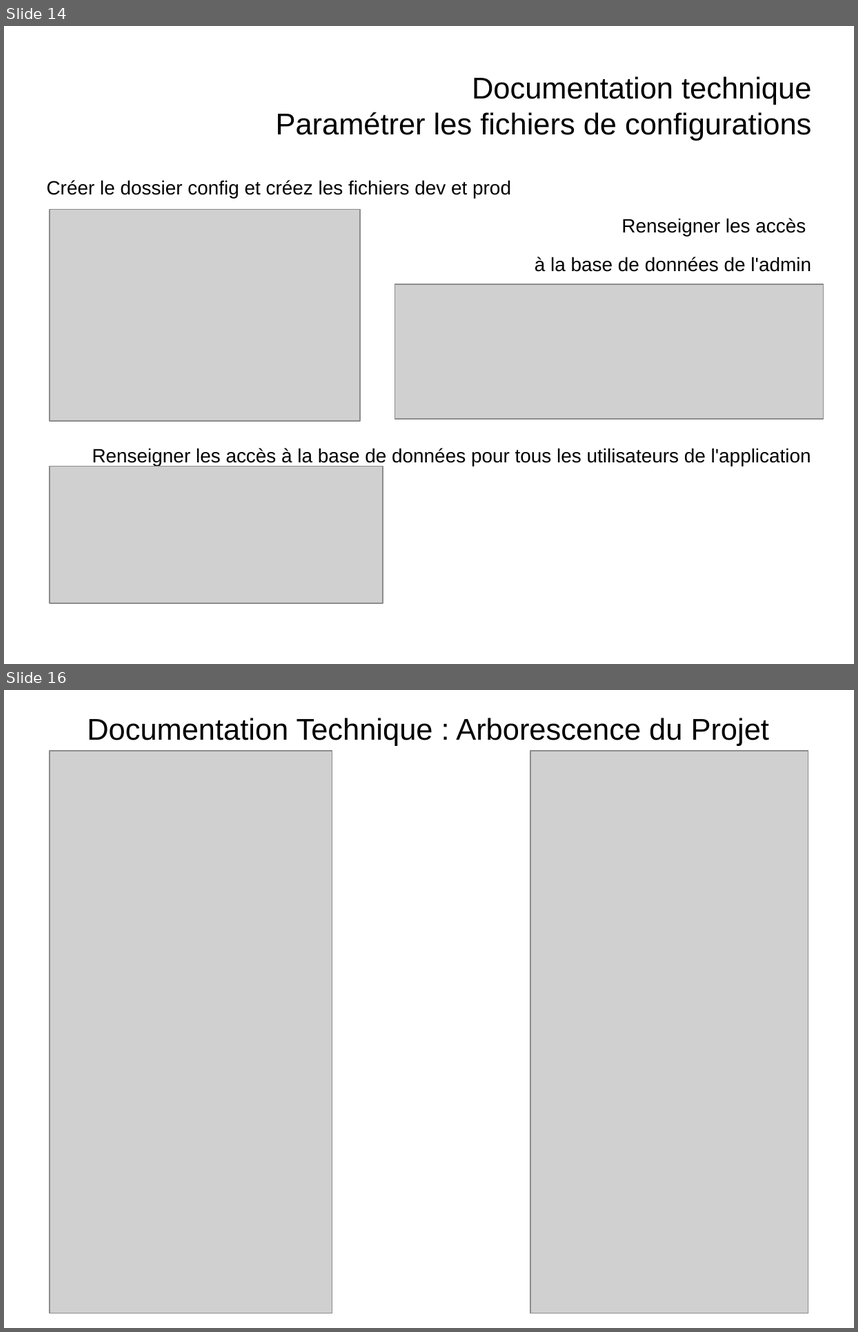
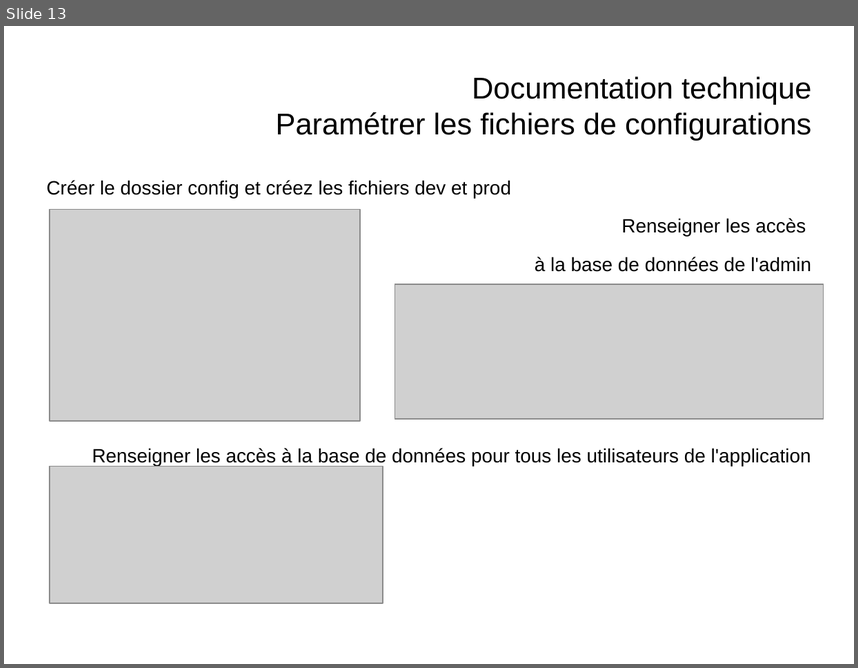
Before and after one commit to PlanesZwalker/FreelancerSIO, a slide deck: web/doc/DocumentationTechniquePPE.odp. Shown one above the other, each under a label of ours: slides 14 and 16 before the commit, slide 13 after it; the slides between them are not shown. The pictures are 858x1332 and 858x668 pixels, drawn with LibreOffice and Linux fonts; fonts in the diff are those of the drawing; grey boxes stand for pictures. Boxes give left, top, right and bottom in pixels: in the first picture for what was removed or moved away, otherwise in the second. Text is boxed around its words. In the diff, an @@ line names an element or a change of style, - is before the commit and + after.

Commit message:
Documentation

```diff
--- a/web/doc/DocumentationTechniquePPE.odp
+++ b/web/doc/DocumentationTechniquePPE.odp
@@ slide 16 removed at <box>4,690,854,1328</box>, background #FFFFFF @@
@@ title removed at <box>87,718,769,746</box> @@
-Documentation Technique : Arborescence du Projet
@@ picture removed at <box>50,751,332,1313</box> @@
@@ picture removed at <box>531,751,809,1313</box> @@
@@ what was slide 14 is now slide 13 @@
```
Also in this commit, not shown: 2 slides changed, 6 slides added, 2 other slides removed, 20 other files.
